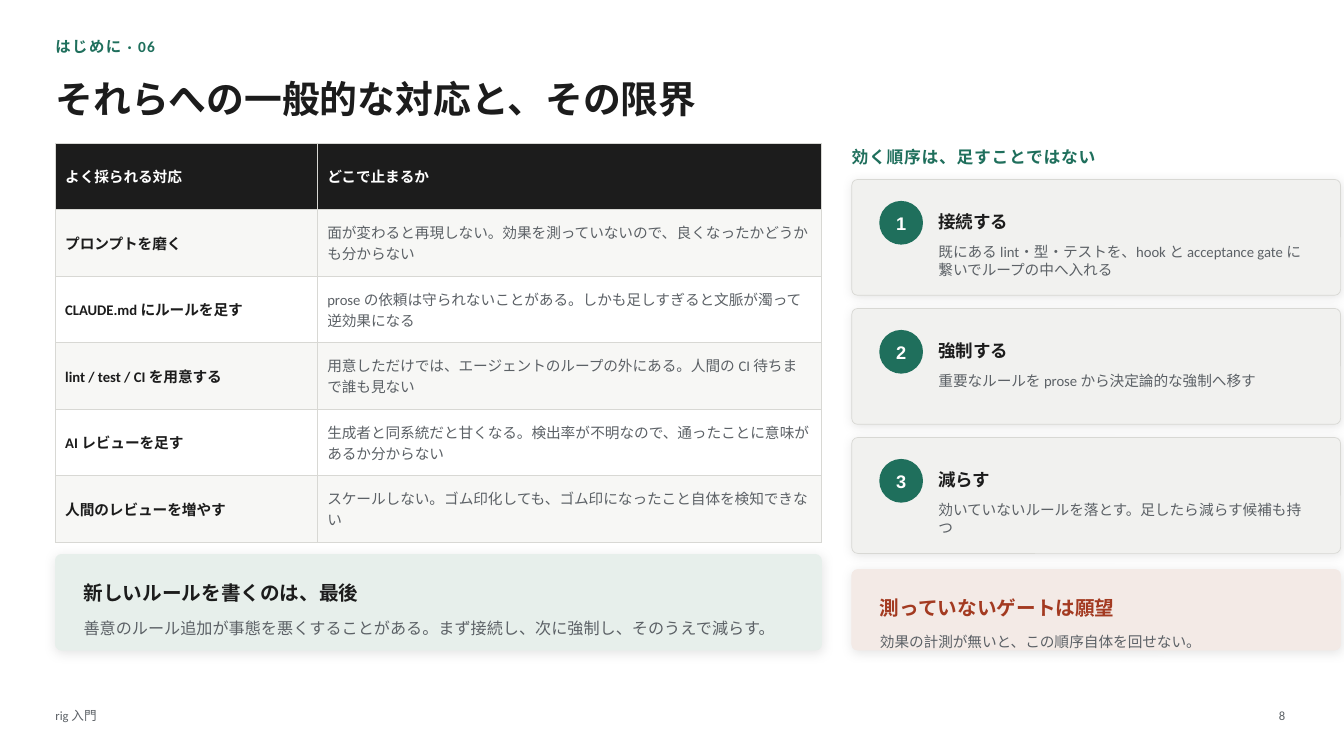
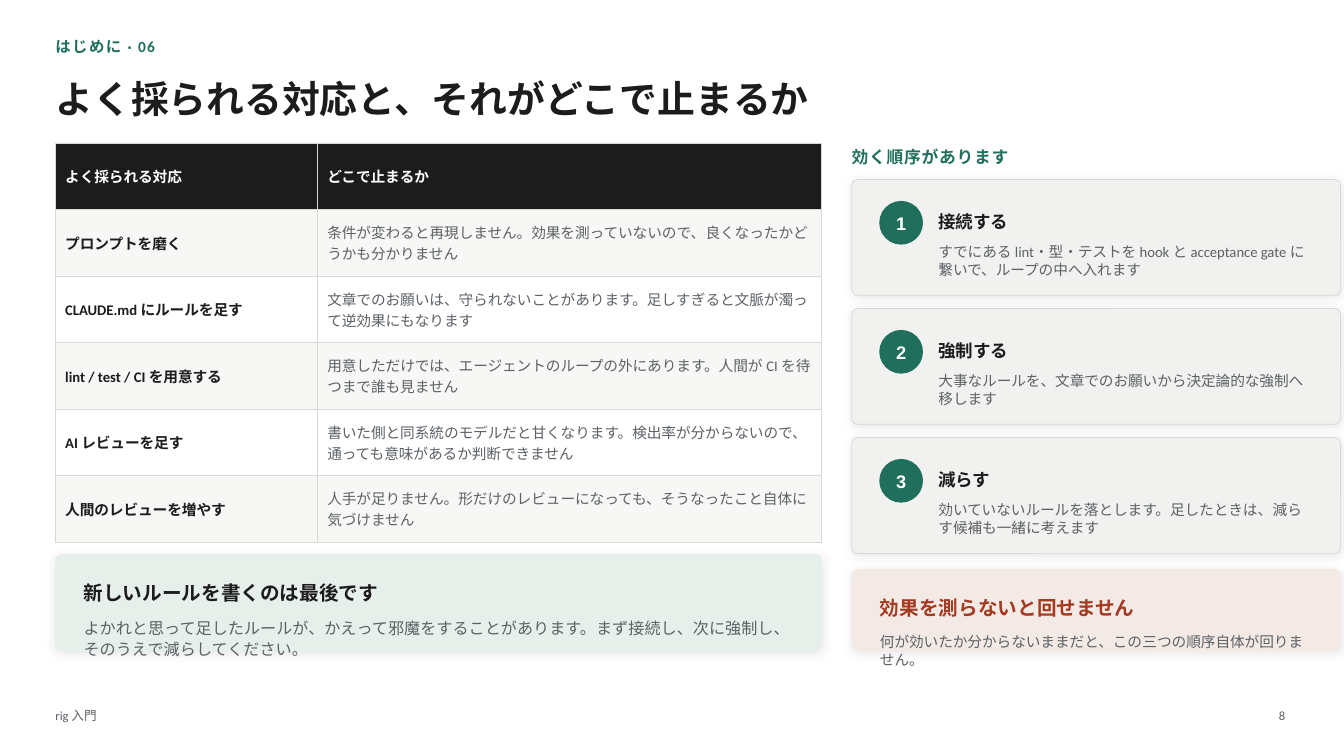
Before and after one commit to itoh-shun/rig, a slide deck: slide 8 of docs/onboarding/rig-intro.ja.pptx. Drawn at 1344x756 pixels with LibreOffice and Linux fonts; fonts in the diff are those of the drawing. Boxes give left, top, right and bottom in pixels: in the first picture for what was removed or moved away, otherwise in the second. Text is boxed around its words. In the diff, an @@ line names an element or a change of style, - is before the commit and + after.

```diff
--- a/docs/onboarding/rig-intro.ja.pptx
+++ b/docs/onboarding/rig-intro.ja.pptx
@@ text at [55, 80, 808, 117]: text changed @@
-それらへの一般的な対応と、その限界
+よく採られる対応と、それがどこで止まるか
@@ table at [55, 143, 822, 530] @@
-row 2, column 2: 面が変わると再現しない。効果を測っていないので、良くなったかどうかも分からない
+row 2, column 2: 条件が変わると再現しません。効果を測っていないので、良くなったかどうかも分かりません
-row 3, column 2: prose の依頼は守られないことがある。しかも足しすぎると文脈が濁って逆効果になる
+row 3, column 2: 文章でのお願いは、守られないことがあります。足しすぎると文脈が濁って逆効果にもなります
-row 4, column 2: 用意しただけでは、エージェントのループの外にある。人間の CI 待ちまで誰も見ない
+row 4, column 2: 用意しただけでは、エージェントのループの外にあります。人間が CI を待つまで誰も見ません
-row 5, column 2: 生成者と同系統だと甘くなる。検出率が不明なので、通ったことに意味があるか分からない
+row 5, column 2: 書いた側と同系統のモデルだと甘くなります。検出率が分からないので、通っても意味があるか判断できません
-row 6, column 2: スケールしない。ゴム印化しても、ゴム印になったこと自体を検知できない
+row 6, column 2: 人手が足りません。形だけのレビューになっても、そうなったこと自体に気づけません
@@ text at [852, 148, 1009, 165]: text changed @@
-効く順序は、足すことではない
+効く順序があります
@@ text at [938, 245, 1305, 276]: text changed @@
-既にある lint・型・テストを、hook と acceptance gate に繋いでループの中へ入れる
+すでにある lint・型・テストを hook と acceptance gate に繋いで、ループの中へ入れます
@@ text at [938, 373, 1303, 405]: text changed @@
-重要なルールを prose から決定論的な強制へ移す
+大事なルールを、文章でのお願いから決定論的な強制へ移します
@@ text at [938, 502, 1302, 534]: text changed @@
-効いていないルールを落とす。足したら減らす候補も持つ
+効いていないルールを落とします。足したときは、減らす候補も一緒に考えます
@@ text at [84, 583, 378, 602]: text changed @@
-新しいルールを書くのは、最後
+新しいルールを書くのは最後です
@@ text at [880, 598, 1135, 617]: text changed @@
-測っていないゲートは願望
+効果を測らないと回せません
@@ text at [84, 620, 790, 656]: text changed @@
-善意のルール追加が事態を悪くすることがある。まず接続し、次に強制し、そのうえで減らす。
+よかれと思って足したルールが、かえって邪魔をすることがあります。まず接続し、次に強制し、そのうえで減らしてください。
@@ text at [880, 635, 1303, 666]: text changed @@
-効果の計測が無いと、この順序自体を回せない。
+何が効いたか分からないままだと、この三つの順序自体が回りません。
```
Also in this commit, not shown: 30 other slides changed, 4 other files.
